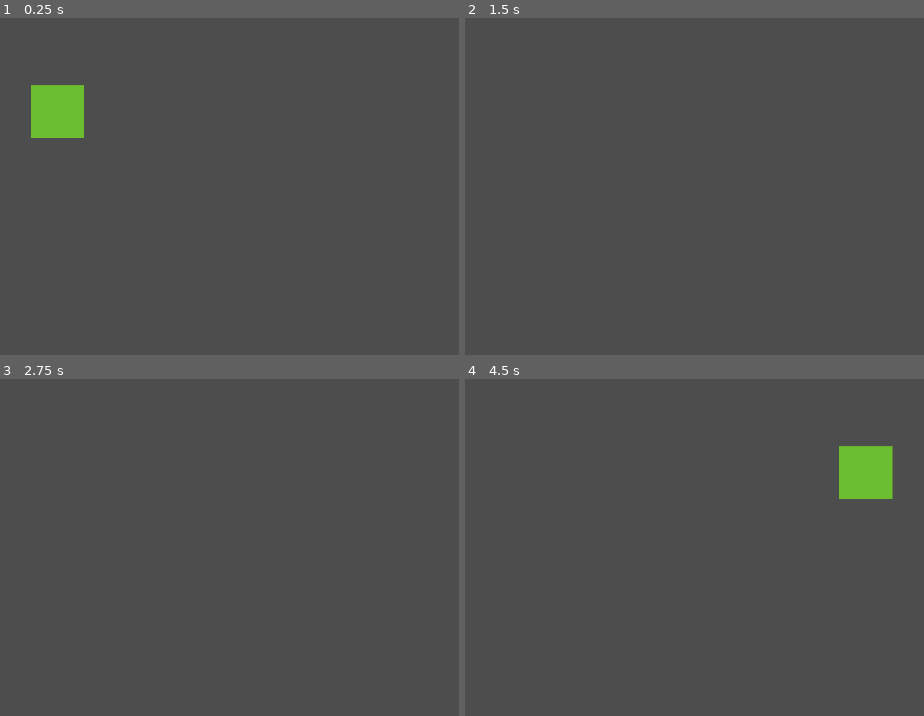
Above: before the commit, frames 1-4 (two rows, left to right).
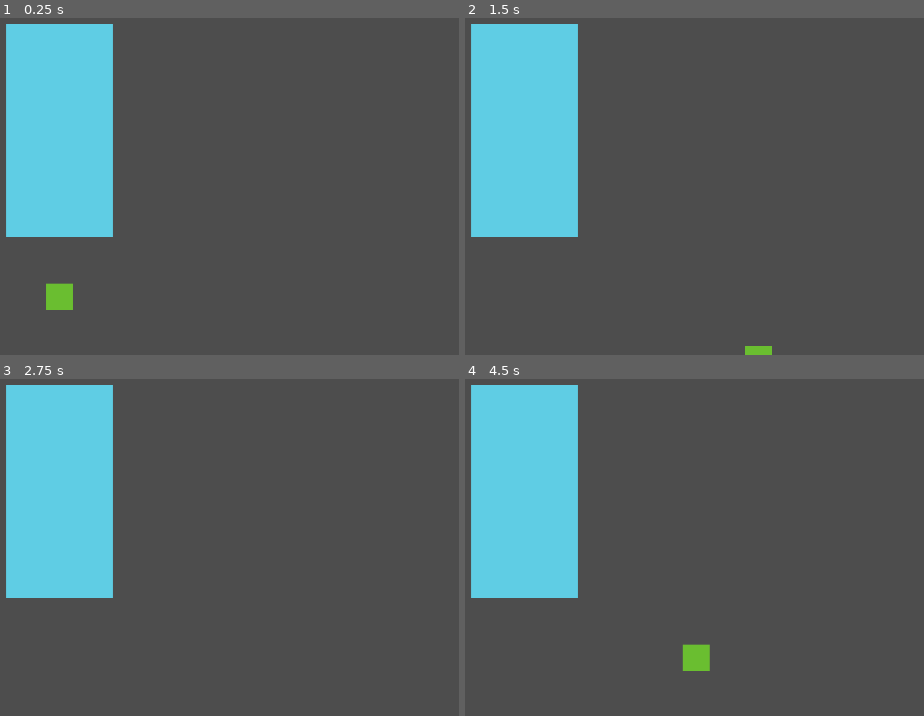
Above: after the commit, the same moments.

Repository: JRSiwiecki/godot-wild-jam-65
Game: Godot game, scene res://scenes/Game.tscn
Two runs of this game, one before a commit and one after it. Both use one fixed random seed, a clock stepped at 60 frames per second and the inputs below.
Inputs:
- Up to frame 1 (0.25 s): no input
- Up to frame 2 (1.5 s): tap Enter at 0.5 s; hold D (right) 0.53-1.28 s; hold S (down) from 1.28 s (still down)
- Up to frame 3 (2.75 s): tap Space at 2 s; release S (down) at 2.03 s; hold D (right) from 2.03 s (still down)
- Up to frame 4 (4.5 s): tap Enter at 2.75 s; release D (right) at 2.78 s; hold W (up) 2.78-3.53 s; tap Space at 3.5 s; hold A (left) from 3.53 s (still down)

The runs differ from the first frame. In frame 1, 15% of the frame differs, in the area x 1-25%, y 1-87%; in frame 2, 15%; in frame 3, 15%; in frame 4, 17%, in the area x 1-94%, y 1-87%.

Commit message:
Add tower scene, re-add camera

Diff:
--- a/scenes/Game.tscn
+++ b/scenes/Game.tscn
@@ -1,10 +1,16 @@
-[gd_scene load_steps=3 format=3 uid="uid://hjag5isbtsj5"]
+[gd_scene load_steps=4 format=3 uid="uid://hjag5isbtsj5"]
 
 [ext_resource type="Script" path="res://scripts/Game.gd" id="1_dgiqo"]
 [ext_resource type="PackedScene" uid="uid://rgqlua35cw05" path="res://scenes/Player.tscn" id="1_lso4r"]
+[ext_resource type="PackedScene" uid="uid://d2mxwcxps1t1w" path="res://scenes/Tower.tscn" id="3_1fc8h"]
 
 [node name="Game" type="Node2D"]
 script = ExtResource("1_dgiqo")
 
+[node name="Camera2D" type="Camera2D" parent="."]
+zoom = Vector2(0.5, 0.5)
+
 [node name="Player" parent="." instance=ExtResource("1_lso4r")]
-position = Vector2(955, 495)
+position = Vector2(0, 800)
+
+[node name="Tower" parent="." instance=ExtResource("3_1fc8h")]
--- /dev/null
+++ b/scenes/Tower.tscn
@@ -0,0 +1,27 @@
+[gd_scene load_steps=4 format=3 uid="uid://d2mxwcxps1t1w"]
+
+[ext_resource type="Texture2D" uid="uid://fopmfsnrkucm" path="res://assets/sprites/tower.png" id="1_mlpp4"]
+
+[sub_resource type="RectangleShape2D" id="RectangleShape2D_dy2on"]
+size = Vector2(510, 1024)
+
+[sub_resource type="RectangleShape2D" id="RectangleShape2D_g7ies"]
+size = Vector2(545, 1054)
+
+[node name="Tower" type="StaticBody2D"]
+
+[node name="Sprite2D" type="Sprite2D" parent="."]
+texture = ExtResource("1_mlpp4")
+metadata/_edit_lock_ = true
+
+[node name="CollisionShape2D" type="CollisionShape2D" parent="."]
+shape = SubResource("RectangleShape2D_dy2on")
+metadata/_edit_lock_ = true
+
+[node name="Area2D" type="Area2D" parent="."]
+metadata/_edit_lock_ = true
+
+[node name="CollisionShape2D" type="CollisionShape2D" parent="Area2D"]
+position = Vector2(2.5, -3)
+shape = SubResource("RectangleShape2D_g7ies")
+metadata/_edit_lock_ = true
